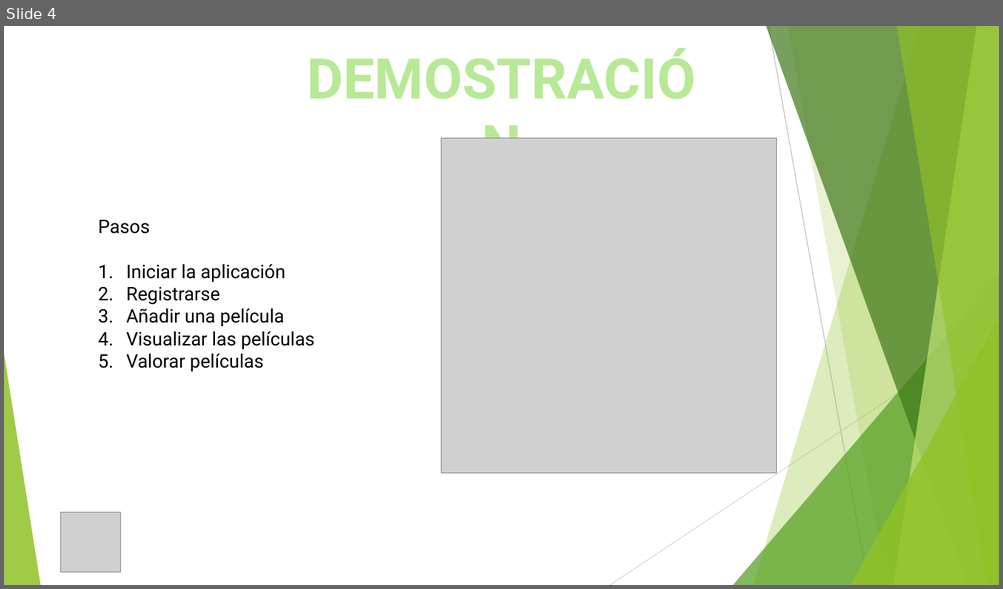
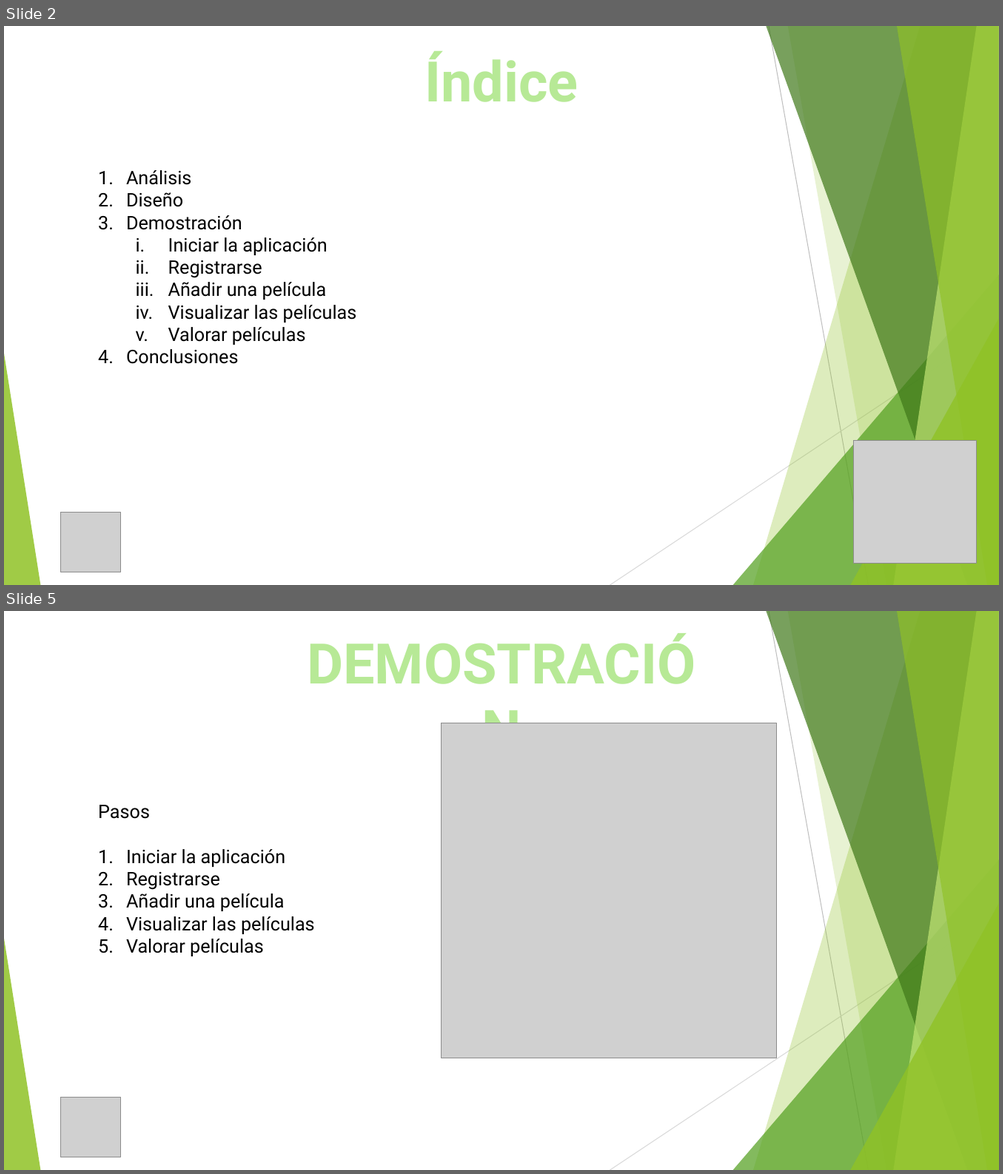
Before and after one commit to danielss24/SNCI_VUE, a slide deck: presentacion.pptx. Shown one above the other, each under a label of ours: slide 4 before the commit, slides 2 and 5 after it; the slides between them are not shown. The pictures are 1003x589 and 1003x1174 pixels, drawn with LibreOffice and Linux fonts; fonts in the diff are those of the drawing; grey boxes stand for pictures. Boxes give left, top, right and bottom in pixels: in the first picture for what was removed or moved away, otherwise in the second. Text is boxed around its words. In the diff, an @@ line names an element or a change of style, - is before the commit and + after.

```diff
--- a/presentacion.pptx
+++ b/presentacion.pptx
@@ slide 2 added at (4, 26, 999, 585), background #FFFFFF; not listed: 10 template elements that a slide beside it also shows @@
@@ text added at (424, 51, 578, 102), 54 pt, text #B7E996, bold @@
+Índice
@@ text added at (126, 170, 357, 364), 18 pt, text #000000 @@
+1. Análisis
+2. Diseño
+3. Demostración
+  i. Iniciar la aplicación
+  ii. Registrarse
+  iii. Añadir una película
+  iv. Visualizar las películas
+  v. Valorar películas
+4. Conclusiones
@@ picture added at (854, 441, 977, 564) @@
@@ picture added at (61, 512, 120, 572) @@
@@ what was slide 4 is now slide 5 @@
```
Also in this commit, not shown: 3 slides changed, 1 other slide added, 2 slides removed, 1 other file.
